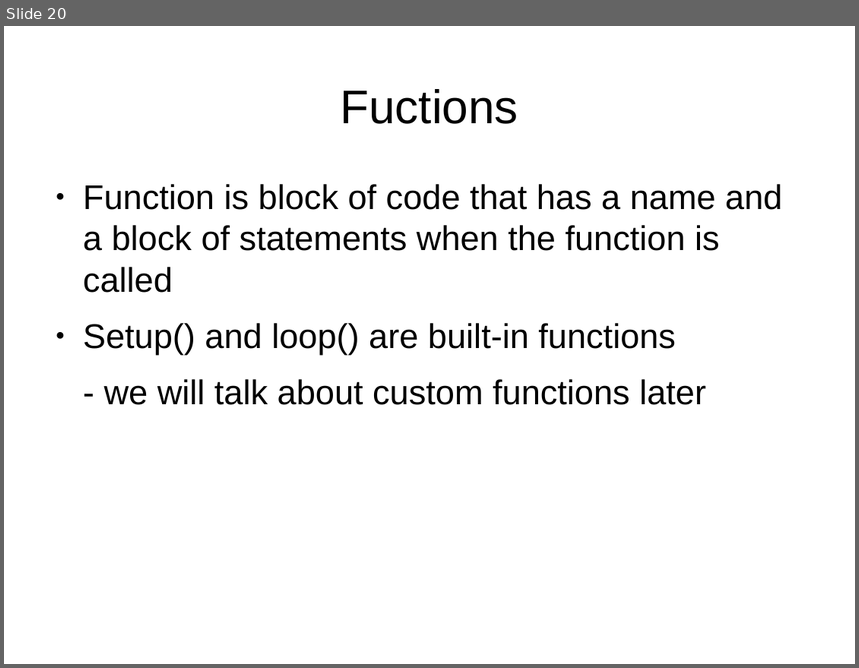
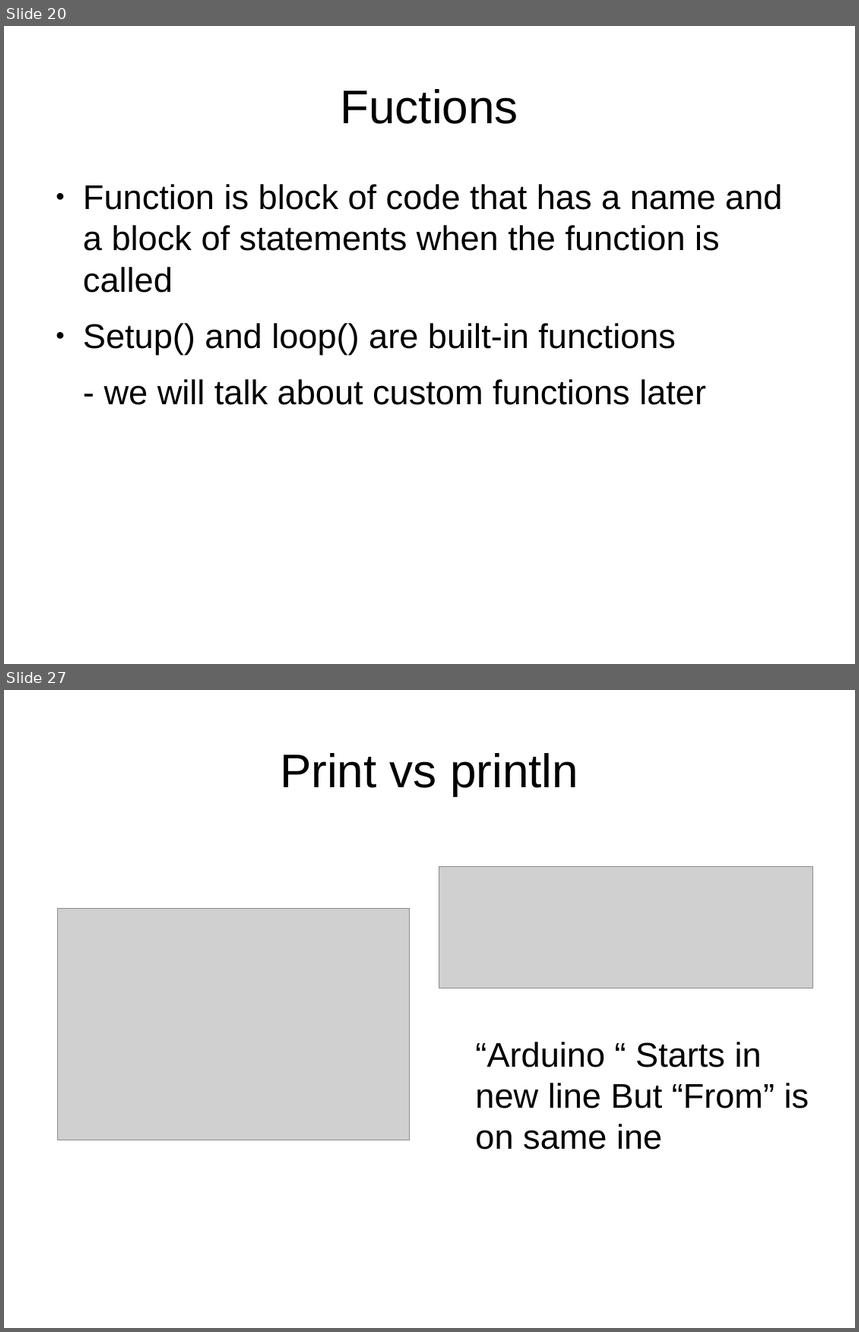
Before and after one commit to anilkunchalaece/LearnIt, a slide deck: Arduino/DayOne.odp. Shown one above the other, each under a label of ours: slide 20 before the commit, slides 20 and 27 after it; the slides between them are not shown. The pictures are 859x668 and 859x1332 pixels, drawn with LibreOffice and Linux fonts; fonts in the diff are those of the drawing; grey boxes stand for pictures. Boxes give left, top, right and bottom in pixels: in the first picture for what was removed or moved away, otherwise in the second. Text is boxed around its words. In the diff, an @@ line names an element or a change of style, - is before the commit and + after.

```diff
--- a/Arduino/DayOne.odp
+++ b/Arduino/DayOne.odp
@@ slide 27 added at box(4, 690, 855, 1328), background #FFFFFF @@
@@ title added at box(280, 753, 579, 796), 44 pt, text #000000 @@
+Print vs println
@@ picture added at box(439, 867, 813, 989) @@
@@ picture added at box(57, 909, 410, 1141) @@
@@ text added at box(475, 1042, 810, 1150), 32 pt, text #000000 @@
+“Arduino “ Starts in new line But “From” is on same ine
```
Also in this commit, not shown: 10 other slides added, 15 other files.
